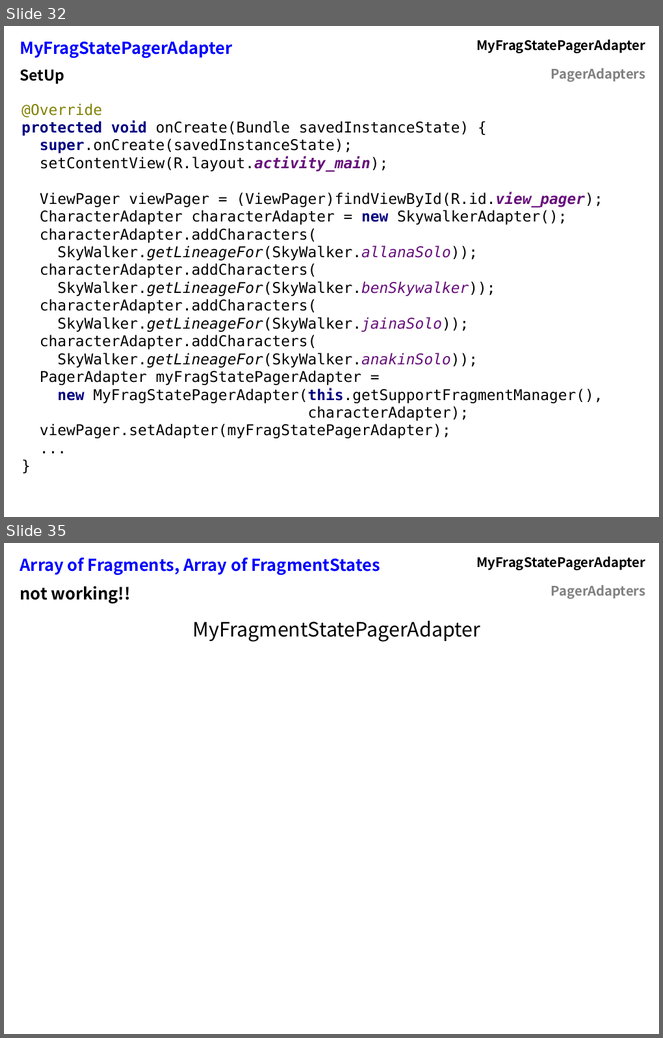
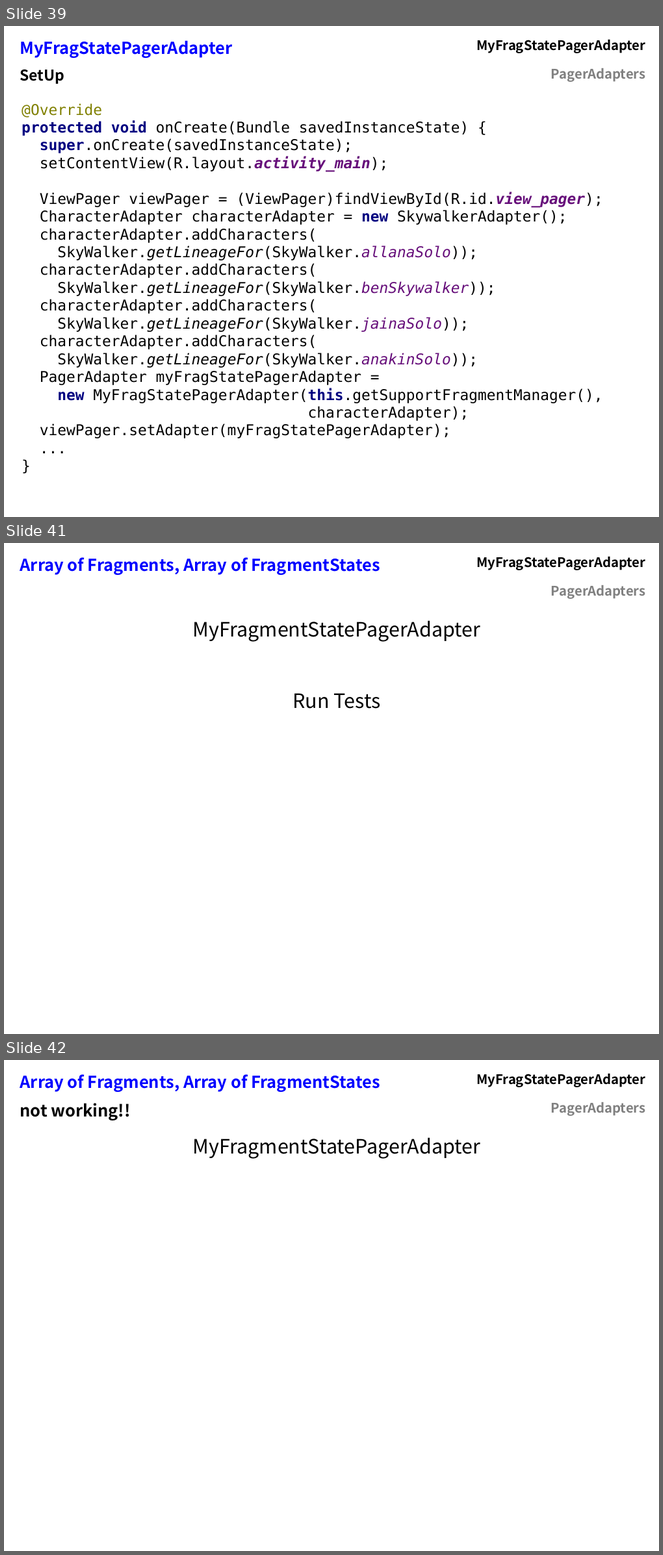
Before and after one commit to flocela/PagerAdaptersHandouts, a slide deck: PagerAdapterPresentation.odp. Shown one above the other, each under a label of ours: slides 32 and 35 before the commit, slides 39, 41 and 42 after it; the slides between them are not shown. The pictures are 663x1038 and 663x1555 pixels, drawn with LibreOffice and Linux fonts; fonts in the diff are those of the drawing. Boxes give left, top, right and bottom in pixels: in the first picture for what was removed or moved away, otherwise in the second. Text is boxed around its words. In the diff, an @@ line names an element or a change of style, - is before the commit and + after.

```diff
--- a/PagerAdapterPresentation.odp
+++ b/PagerAdapterPresentation.odp
@@ slide 41 added at box(4, 543, 659, 1034), background #FFFFFF @@
@@ table added at box(14, 549, 652, 601), 2 rows, 2 columns @@
+Array of Fragments, Array of FragmentStates | MyFragStatePagerAdapter
+ | PagerAdapters
@@ text added at box(193, 620, 481, 709), 24 pt, text #000000 @@
+MyFragmentStatePagerAdapter
+Run Tests
@@ what was slide 32 is now slide 39 @@
@@ what was slide 35 is now slide 42 @@
```
Also in this commit, not shown: 10 slides changed, 7 other slides added, 1 slide removed, 1 other file.
